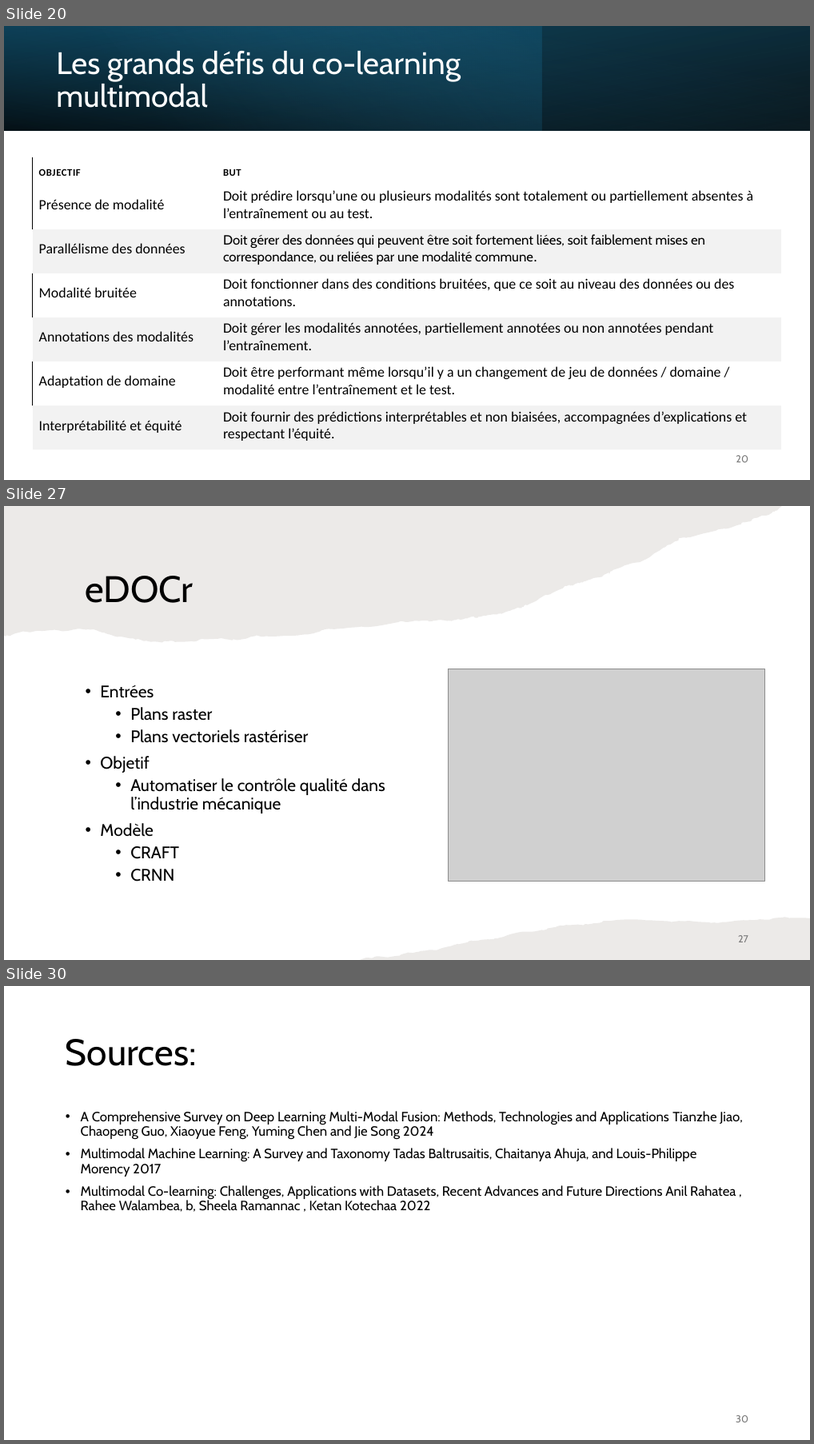
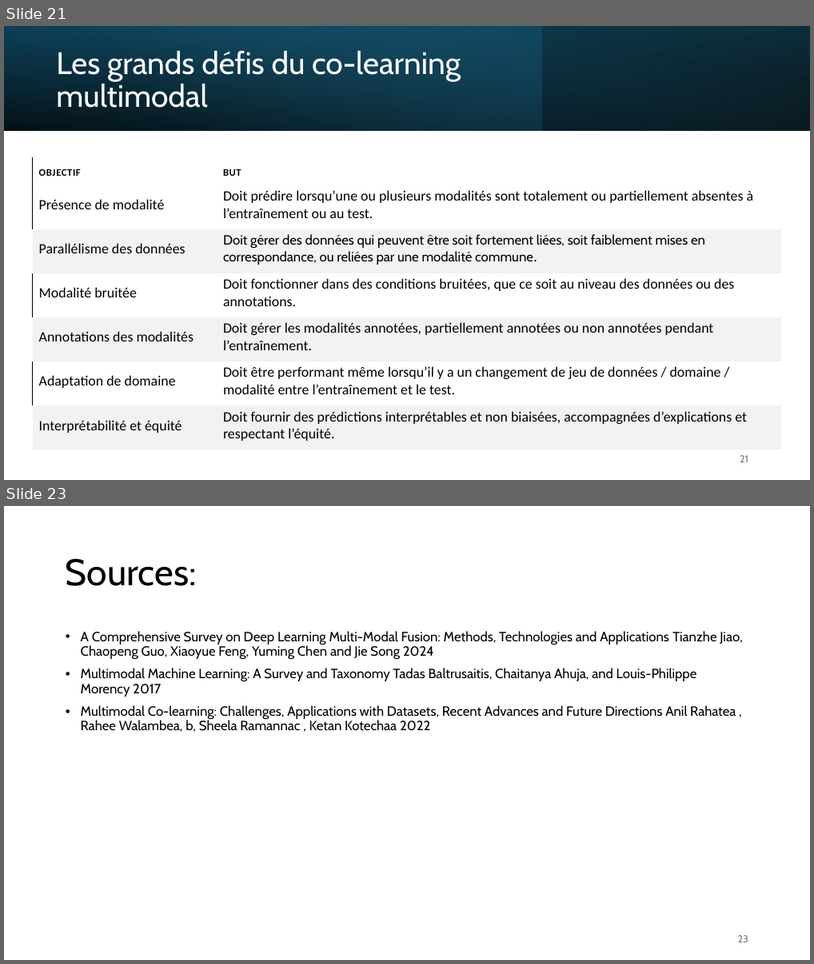
Before and after one commit to IzowRM/Stage-Cetic, a slide deck: Doc Slide/Presentation_du_27_01.pptx. Shown one above the other, each under a label of ours: slides 20, 27 and 30 before the commit, slides 21 and 23 after it; the slides between them are not shown. The pictures are 814x1444 and 814x964 pixels, drawn with LibreOffice and Linux fonts; fonts in the diff are those of the drawing; grey boxes stand for pictures. Boxes give left, top, right and bottom in pixels: in the first picture for what was removed or moved away, otherwise in the second. Text is boxed around its words. In the diff, an @@ line names an element or a change of style, - is before the commit and + after.

```diff
--- a/Doc Slide/Presentation_du_27_01.pptx
+++ b/Doc Slide/Presentation_du_27_01.pptx
@@ slide 27 removed at <box>4,506,810,960</box>, background #FFFFFF @@
@@ freeform shape removed at <box>4,506,782,642</box> @@
@@ title removed at <box>86,576,194,603</box> @@
-eDOCr
@@ picture removed at <box>449,668,766,881</box> @@
@@ text removed at <box>100,685,386,881</box> @@
-• Entrées
-  • Plans raster
-  • Plans vectoriels rastériser
-• Objetif
-  • Automatiser le contrôle qualité dans l’industrie mécanique
-• Modèle
-  • CRAFT
-  • CRNN
@@ freeform shape removed at <box>360,916,810,960</box> @@
@@ page number removed at <box>738,935,749,942</box> @@
-27
@@ what was slide 20 is now slide 21 @@
@@ page number at <box>740,455,749,462</box>: text changed @@
-20
+21
@@ what was slide 30 is now slide 23 @@
@@ page number at <box>738,935,749,942</box>: text changed @@
-30
+23
```
Also in this commit, not shown: 4 slides changed, 2 slides added, 8 other slides removed, 7 other files.
